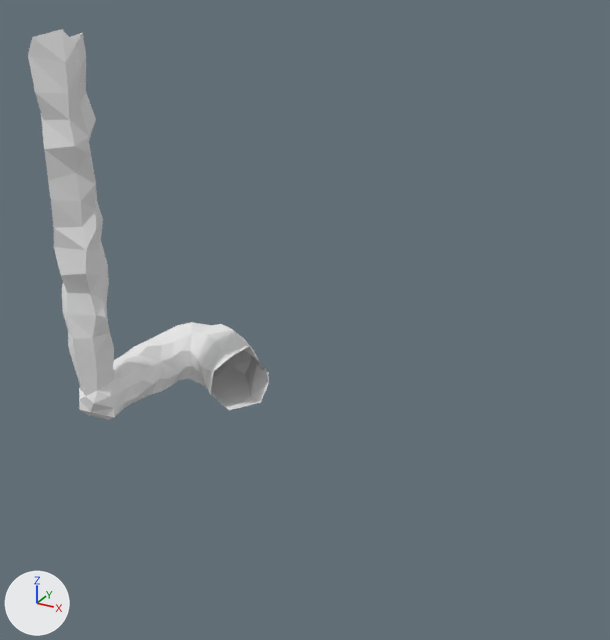
An edit to the OBJ model Assets/Terrain/cave.obj, drawn before and after from the same camera.
Both versions are drawn from a camera (50 mm lens) standing at (20.2, -21.1, 16.2) and looking at (8.3, 0.6, 5.4). Arrows for +X, +Y and +Z are at lower left; the lights stay in place. Where no turn or scale is listed for an object, it has been applied to the vertices. Vertices at the same position are counted once.
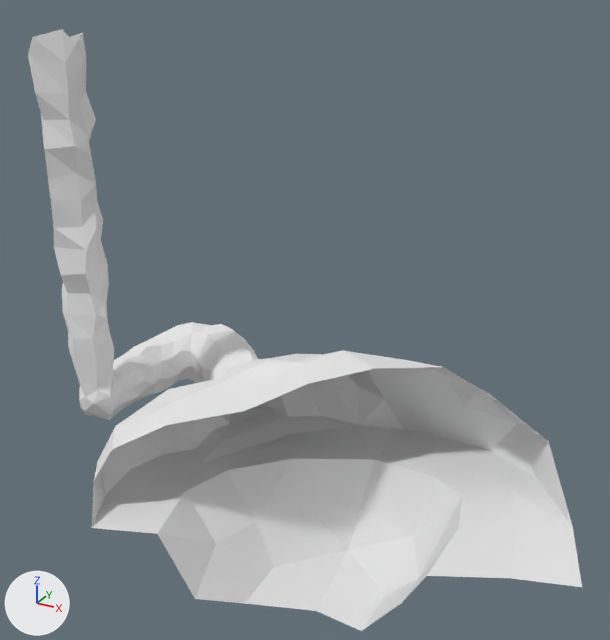
Pixel boxes [x1, y1, x2, y2] of what changed, in the pictures (610 x 640 px):
'Plane', reshaped (129% wider, 54% taller)
    before: [28, 29, 269, 420]
    after: [28, 29, 582, 631]
part 1 of me_plane, built on
    before: [79, 346, 259, 419]
    after: [79, 346, 582, 631]

The change, as a diff of the scene's bpy script:
```diff
--- a/Assets/Terrain/cave.obj.py
+++ b/Assets/Terrain/cave.obj.py
@@ me_plane @@
 # used by ob_plane; location = (0.0, 0.0, 0.0)
-me_plane.from_pydata(...)  # 254 vertices, 493 faces; spans x -1.2..4.64, y -1.06..5.96, z -0.32..13.98
+me_plane.from_pydata(...)  # 356 vertices, 686 faces; spans x -1.2..17.99, y -4.96..5.96, z -3.83..13.98
+# me_plane part 1
+# 2 vertices are removed from x -0.6..-0.42, y -1.01..2.34, z -0.02..0.53
+# 15 faces are deleted
+# 10 vertices move from x -0.91..4.08, y -0.92..5.94, z 0.27..2.19 to x -0.66..4.08, y -0.98..5.96, z 0.32..1.97
+# 104 vertices are added at x 1.95..17.99, y -4.96..5.46, z -3.83..3.6
+# 208 new faces join them
 me_plane.materials.append(mat_none)
```
